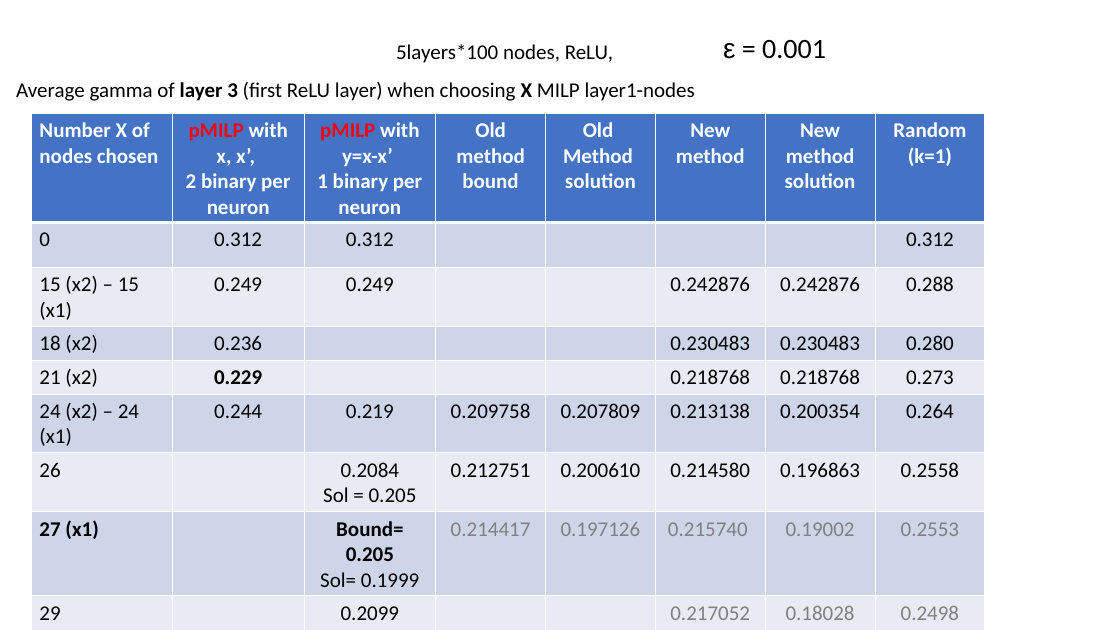
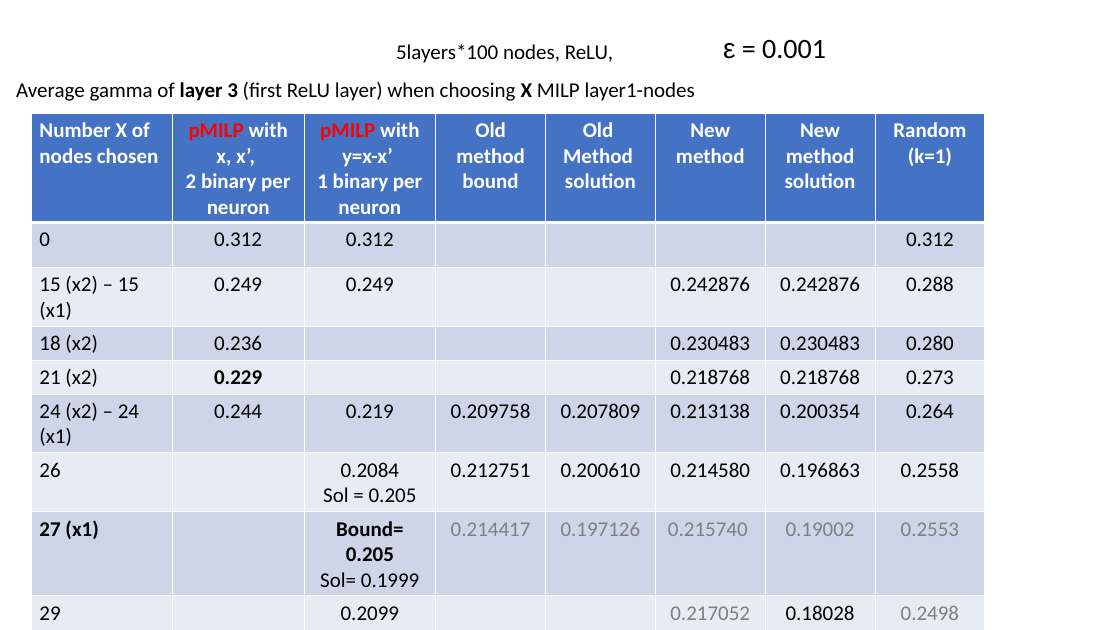
Before and after one commit to blaisegenest/vericompensate, a slide deck: slide 19 of lipschitz/Liptscitz.pptx. Drawn at 1120x630 pixels with LibreOffice and Linux fonts; fonts in the diff are those of the drawing. Boxes give left, top, right and bottom in pixels: in the first picture for what was removed or moved away, otherwise in the second. Text is boxed around its words. In the diff, an @@ line names an element or a change of style, - is before the commit and + after.

Commit message:
update table

```diff
--- a/lipschitz/Liptscitz.pptx
+++ b/lipschitz/Liptscitz.pptx
@@ table at box(31, 113, 986, 630) @@
@@ text colour #808080 to #000000 in "0.18028" @@
```
